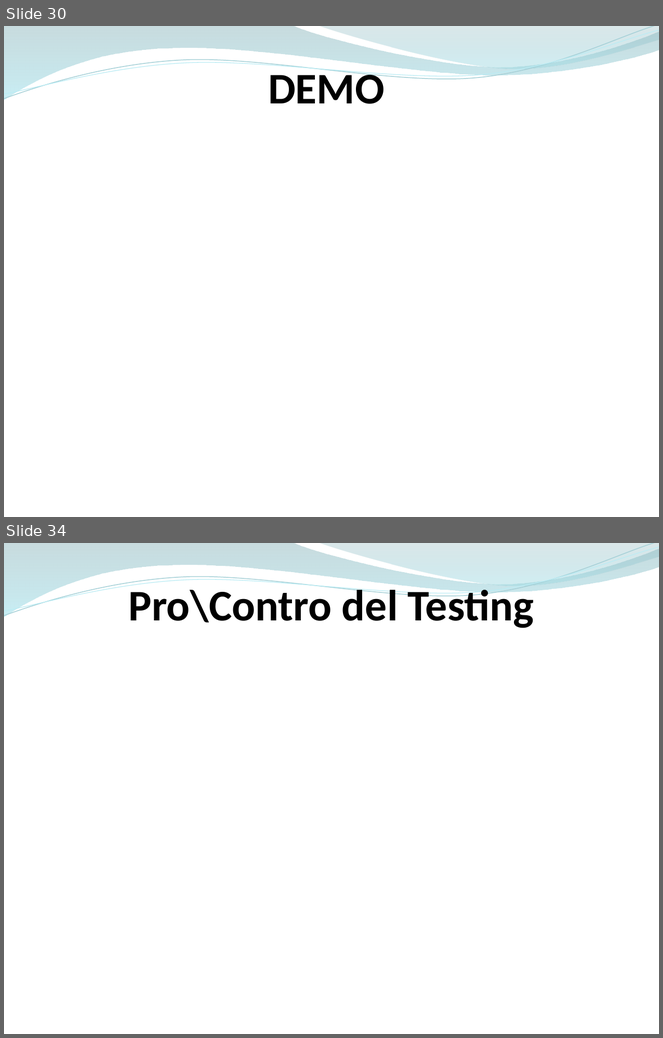
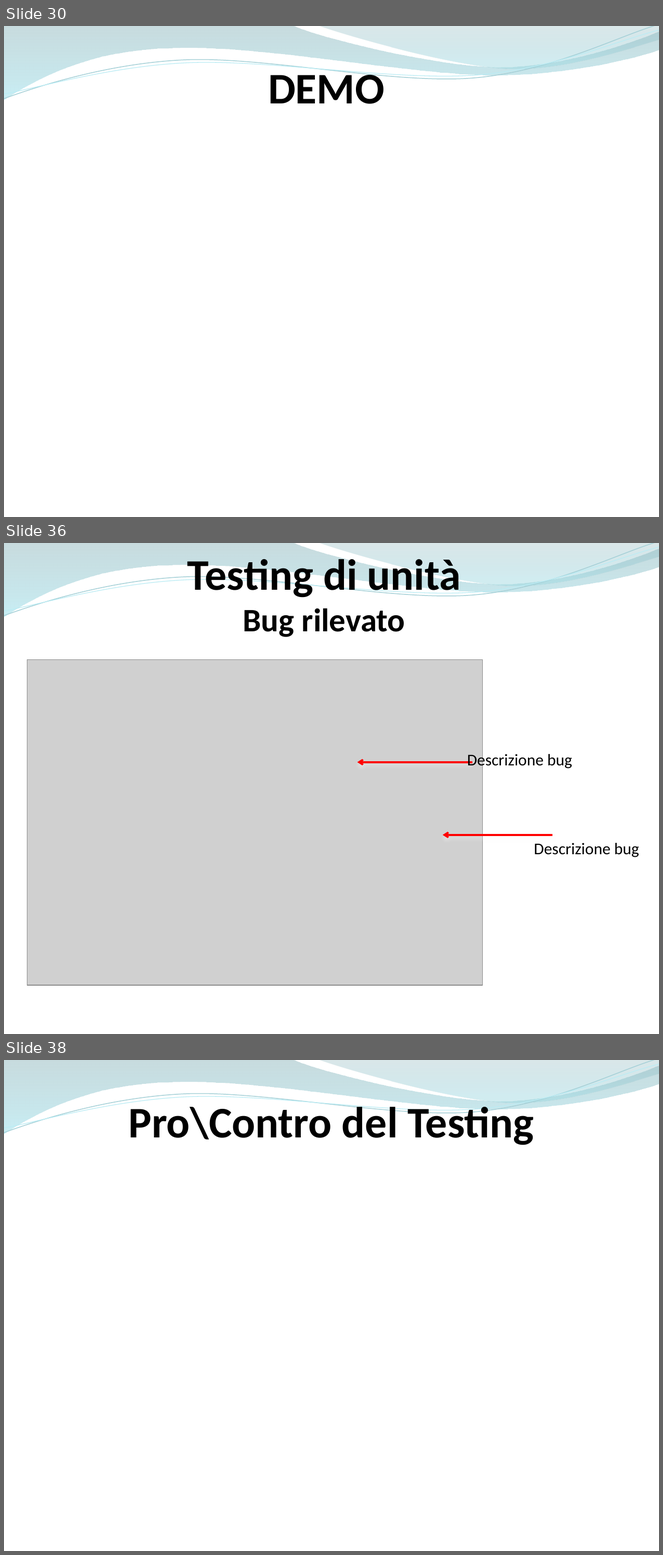
Before and after one commit to ammirate/at-silo, a slide deck: Presentazione/Atsilo3/Atsilo_H_PresentazioneFinale.pptx. Shown one above the other, each under a label of ours: slides 30 and 34 before the commit, slides 30, 36 and 38 after it; the slides between them are not shown. The pictures are 663x1038 and 663x1555 pixels, drawn with LibreOffice and Linux fonts; fonts in the diff are those of the drawing; grey boxes stand for pictures. Boxes give left, top, right and bottom in pixels: in the first picture for what was removed or moved away, otherwise in the second. Text is boxed around its words. In the diff, an @@ line names an element or a change of style, - is before the commit and + after.

```diff
--- a/Presentazione/Atsilo3/Atsilo_H_PresentazioneFinale.pptx
+++ b/Presentazione/Atsilo3/Atsilo_H_PresentazioneFinale.pptx
@@ slide 36 added at (x1=4, y1=543, x2=659, y2=1034), background #FFFFFF; not listed: 4 template elements that a slide beside it also shows @@
@@ text added at (x1=187, y1=553, x2=461, y2=637), 48 pt, text #000000, bold @@
+Testing di unità
+Bug rilevato
@@ picture added at (x1=27, y1=659, x2=482, y2=985) @@
@@ text added at (x1=467, y1=752, x2=572, y2=770), 18 pt, text #000000 @@
+Descrizione bug
@@ arrow added from (473, 762) to (357, 762), #FF0000 2 pt @@
@@ arrow added from (553, 835) to (443, 835), #FF0000 2 pt @@
@@ text added at (x1=534, y1=843, x2=639, y2=858), 18 pt, text #000000 @@
+Descrizione bug
@@ what was slide 34 is now slide 38 @@
```
Also in this commit, not shown: 9 slides changed, 4 other slides added, 1 slide removed.
